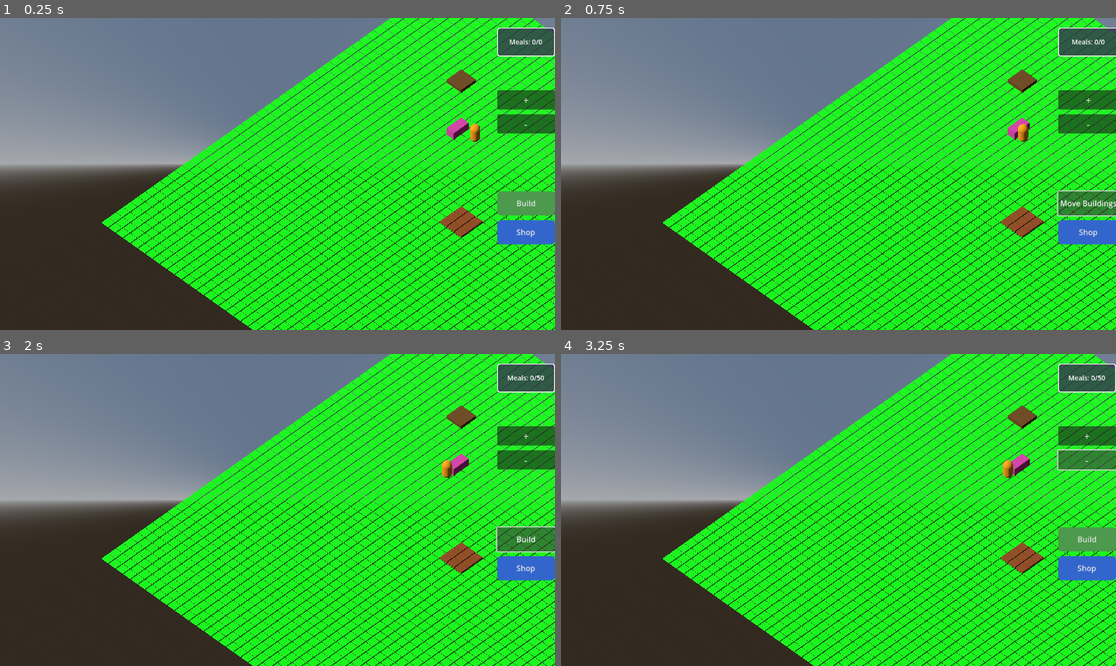
Above: before the commit, frames 1-4 (two rows, left to right).
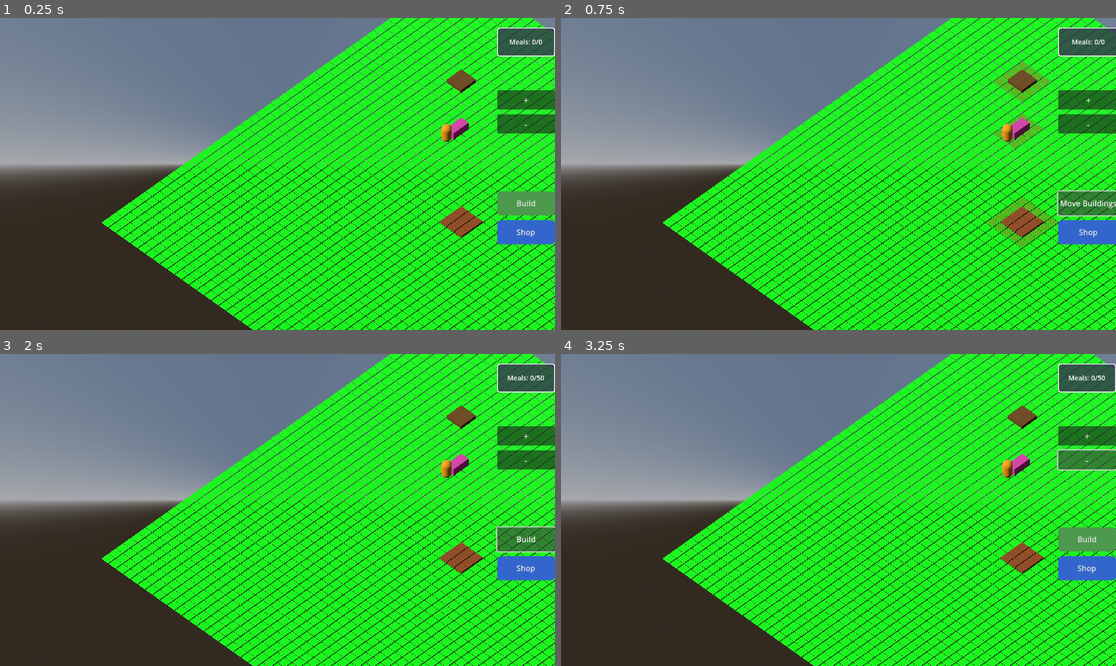
Above: after the commit, the same moments.

Repository: D1g1talfart/Villagegame
Game: Godot game, scene res://village.tscn
The game is run twice, just before and just after one commit, with the same random seed, the same clock (stepped at 60 frames per second) and the same inputs.
Inputs:
- Up to frame 1 (0.25 s): no input
- Up to frame 2 (0.75 s): click "Build" at 0.5 s
- Up to frame 3 (2 s): click "Move Buildings" at 1.25 s
- Up to frame 4 (3.25 s): click "+" at 2 s; click "-" at 2.75 s

The runs differ from the first frame. In frame 1, 0.2% of the frame differs, in the area x 79-87%, y 33-40%; in frame 2, 1.2%, in the area x 76-90%, y 14-74%; in frame 3, less than 0.1%; in frame 4, less than 0.1%.

Commit message:
0.0.2.1
Introduces logic to prevent buildings from being placed or moved within a 1-tile buffer zone of other buildings and kitchen tiles. Visual indicators for buffer zones are added and updated when build mode is toggled or buildings are placed/moved. Also improves debug output for pathfinding and diagonal movement checks, and updates villager spawn positions.

Diff:
--- a/BuildableBuilding.gd
+++ b/BuildableBuilding.gd
@@ -78,7 +78,8 @@
 	set_selected(selected_building == self)
 
 func move_to_grid_position(new_grid_pos: Vector2i):
-	grid_position = new_grid_pos
+	# grid_position is now set by BuildModeManager before this is called
+	# Just update the visual position
 	position = Vector3(new_grid_pos.x, position.y, new_grid_pos.y)
 	building_moved.emit(self, new_grid_pos)
 	print("Moved ", building_name, " to ", new_grid_pos)
@@ -88,4 +89,9 @@
 	for x in range(building_size.x):
 		for y in range(building_size.y):
 			tiles.append(Vector2i(grid_position.x + x, grid_position.y + y))
+
+	# DEBUG: Print house tiles when house is moved
+	if building_name == "House":
+		print("House at ", grid_position, " occupies tiles: ", tiles)
+
 	return tiles
--- a/GridMovement.gd
+++ b/GridMovement.gd
@@ -56,6 +56,7 @@
 	return recalculate_path()
 
 func recalculate_path() -> bool:
+	# ALWAYS update obstacles before pathfinding
 	update_pathfinder_obstacles()
 
 	var start_grid = world_to_grid(villager.global_position)
@@ -110,10 +111,10 @@
 	if last_obstacle_check_time >= obstacle_check_interval:
 		last_obstacle_check_time = 0.0
 
-		update_pathfinder_obstacles()  # Get latest obstacle info
+		update_pathfinder_obstacles()  # Remove the print from this function
 
 		if not check_path_still_valid():
-			print("Path blocked! Recalculating...")
+			print(villager.villager_name, " path blocked - recalculating...")
 			if not recalculate_path():
 				print("No alternative path found - stopping movement")
 				finish_movement()
--- a/GridPathfinder.gd
+++ b/GridPathfinder.gd
@@ -79,9 +79,16 @@
 	var side1 = from + Vector2i(diff.x, 0)  # Horizontal adjacent
 	var side2 = from + Vector2i(0, diff.y)  # Vertical adjacent
 
+	# DEBUG: Print what we're checking
+	print("Diagonal check from ", from, " to ", to)
+	print("  Checking side1: ", side1, " (walkable: ", is_tile_walkable(side1), ")")
+	print("  Checking side2: ", side2, " (walkable: ", is_tile_walkable(side2), ")")
+
 	if not is_tile_walkable(side1) or not is_tile_walkable(side2):
+		print("  BLOCKED diagonal movement - can't cut through corner")
 		return false  # Can't cut through corner
 
+	print("  ALLOWED diagonal movement")
 	return true
 
 func heuristic(a: Vector2i, b: Vector2i) -> float:
--- a/buildmodemanager.gd
+++ b/buildmodemanager.gd
@@ -11,7 +11,7 @@
 var current_build_mode: BuildMode = BuildMode.MOVE_EXISTING
 var building_to_place: BuildingData = null
 var placement_preview: Node3D = null
-
+var buffer_zones_visible: bool = false
 var grid_size: Vector2i = Vector2i(49, 49)
 var occupied_tiles: Dictionary = {}
 var kitchen_tiles: Array[Vector2i] = []
@@ -87,6 +87,7 @@
 			print("Cannot place building at ", grid_pos)
 
 func can_place_new_building_at(building_data: BuildingData, grid_pos: Vector2i) -> bool:
+	# Existing bounds checks
 	if grid_pos.x < 0 or grid_pos.y < 0:
 		return false
 	if grid_pos.x + building_data.size.x > grid_size.x:
@@ -94,22 +95,30 @@
 	if grid_pos.y + building_data.size.y > grid_size.y:
 		return false
 
+	# Check for direct tile occupation conflicts
 	for x in range(building_data.size.x):
 		for y in range(building_data.size.y):
 			var check_pos = Vector2i(grid_pos.x + x, grid_pos.y + y)
 
 			if check_pos in kitchen_tiles:
+				print("Cannot place - conflicts with kitchen at ", check_pos)
 				return false
 
 			if check_pos in occupied_tiles:
+				print("Cannot place - tile occupied at ", check_pos)
 				return false
+
+	# NEW: Check buffer zone violations
+	if would_violate_buffer_zones(building_data, grid_pos):
+		print("Cannot place - violates 1-tile buffer zone rule")
+		return false
 
 	return true
 
 func place_new_building(building_data: BuildingData, grid_pos: Vector2i):
 	print("Placing new building: ", building_data.display_name, " at ", grid_pos)
 
-	# Load and instantiate the building scene
+	# Load and instantiate the building scene (existing code)
 	if building_data.scene_path.is_empty():
 		print("ERROR: No scene path for ", building_data.display_name)
 		return
@@ -144,6 +153,10 @@
 
 	print("Successfully placed ", building_data.display_name, " at ", grid_pos)
 
+	# NEW: Update buffer zones since we just placed a new building
+	if is_build_mode_active:
+		show_buffer_zones()  # Refresh to include the new building's buffer
+
 	# Exit placement mode AND build mode completely
 	exit_placement_mode_and_build_mode()
 
@@ -185,8 +198,12 @@
 	if not is_build_mode_active:
 		deselect_building()
 		exit_placement_mode()
+		clear_buffer_zone_indicators()
+		buffer_zones_visible = false  # Track visibility
 		print("Build mode deactivated")
 	else:
+		show_buffer_zones()
+		buffer_zones_visible = true  # Track visibility
 		print("Build mode activated")
 
 # Rest of existing functions stay the same...
@@ -208,6 +225,7 @@
 		occupied_tiles[tile] = building
 
 func can_place_building_at(building: BuildableBuilding, grid_pos: Vector2i) -> bool:
+	# Existing bounds checks
 	if grid_pos.x < 0 or grid_pos.y < 0:
 		return false
 	if grid_pos.x + building.building_size.x > grid_size.x:
@@ -215,6 +233,7 @@
 	if grid_pos.y + building.building_size.y > grid_size.y:
 		return false
 
+	# Check for direct conflicts
 	for x in range(building.building_size.x):
 		for y in range(building.building_size.y):
 			var check_pos = Vector2i(grid_pos.x + x, grid_pos.y + y)
@@ -225,13 +244,41 @@
 			if check_pos in occupied_tiles and occupied_tiles[check_pos] != building:
 				return false
 
+	# NEW: Check buffer zones (exclude the building being moved)
+	if would_violate_buffer_zones(building, grid_pos, building):
+		print("Cannot move - violates 1-tile buffer zone rule")
+		return false
+
 	return true
 
 func move_building_to_position(building: BuildableBuilding, new_grid_pos: Vector2i):
+	# First, clear the building from its old position
 	clear_building_from_grid(building)
-	building.move_to_grid_position(new_grid_pos)
-	for tile in building.get_occupied_tiles():
+
+	# CRITICAL: Update the building's position in the grid BEFORE emitting signals
+	building.grid_position = new_grid_pos  # Set the position first
+	for tile in building.get_occupied_tiles():  # This now uses the NEW position
 		occupied_tiles[tile] = building
+
+	# Update all pathfinders with new obstacle data BEFORE villagers start pathfinding
+	update_all_active_pathfinders()
+
+	# NOW move the building visually and emit the signal (this triggers villager redirect)
+	building.position = Vector3(new_grid_pos.x, building.position.y, new_grid_pos.y)
+	building.building_moved.emit(building, new_grid_pos)
+
+	if buffer_zones_visible:
+		show_buffer_zones()
+
+	print("Moved ", building.building_name, " to ", new_grid_pos)
+
+func update_all_active_pathfinders():
+	# Get all villagers and update their pathfinders
+	var villagers = get_tree().get_nodes_in_group("villagers")
+	for villager in villagers:
+		if villager.has_method("get") and villager.grid_movement:
+			villager.grid_movement.update_pathfinder_obstacles()
+	print("Updated pathfinders for ", villagers.size(), " villagers")
 
 func clear_building_from_grid(building: BuildableBuilding):
 	for tile in building.get_occupied_tiles():
@@ -266,3 +313,113 @@
 			deselect_building()
 		else:
 			print("Cannot place building at ", grid_pos)
+
+
+# Add this function to get all tiles within buffer range of a position
+func get_tiles_in_buffer_range(center_pos: Vector2i, range: int = 1) -> Array[Vector2i]:
+	var tiles: Array[Vector2i] = []
+	for x in range(-range, range + 1):
+		for y in range(-range, range + 1):
+			var tile = Vector2i(center_pos.x + x, center_pos.y + y)
+			if tile.x >= 0 and tile.y >= 0 and tile.x < grid_size.x and tile.y < grid_size.y:
+				tiles.append(tile)
+	return tiles
+
+# Check if a position is within buffer zone of any existing building
+func is_within_buffer_zone_of_buildings(grid_pos: Vector2i, exclude_building: BuildableBuilding = null) -> bool:
+	# Check all existing buildings
+	for building in all_buildings:
+		if building == exclude_building:
+			continue  # Skip the building we're trying to move
+
+		# Check if grid_pos is within 1 tile of any tile this building occupies
+		var building_tiles = building.get_occupied_tiles()
+		for building_tile in building_tiles:
+			var distance = max(abs(grid_pos.x - building_tile.x), abs(grid_pos.y - building_tile.y))
+			if distance <= 1:  # Within 1-tile buffer
+				print("Position ", grid_pos, " is within buffer of ", building.building_name, " at ", building_tile)
+				return true
+
+	# Also check kitchen tiles explicitly (in case kitchen wasn't registered)
+	for kitchen_tile in kitchen_tiles:
+		var distance = max(abs(grid_pos.x - kitchen_tile.x), abs(grid_pos.y - kitchen_tile.y))
+		if distance <= 1:
+			print("Position ", grid_pos, " is within buffer of Kitchen at ", kitchen_tile)
+			return true
+
+	return false
+
+# Check if any tiles in an area would violate buffer zones
+func would_violate_buffer_zones(building_data_or_building, grid_pos: Vector2i, exclude_building: BuildableBuilding = null) -> bool:
+	var size: Vector2i
+
+	# Handle both BuildingData and BuildableBuilding
+	if building_data_or_building is BuildingData:
+		size = building_data_or_building.size
+	else:
+		size = building_data_or_building.building_size
+
+	# Check each tile the building would occupy
+	for x in range(size.x):
+		for y in range(size.y):
+			var check_pos = Vector2i(grid_pos.x + x, grid_pos.y + y)
+			if is_within_buffer_zone_of_buildings(check_pos, exclude_building):
+				return true
+
+	return false
+
+func show_buffer_zones():
+	clear_buffer_zone_indicators()
+
+	var all_buffer_tiles = {}  # Use dictionary to avoid duplicates
+
+	# Get buffer zones from regular buildings
+	for building in all_buildings:
+		var building_tiles = building.get_occupied_tiles()
+		for tile in building_tiles:
+			var buffer_tiles = get_tiles_in_buffer_range(tile, 1)
+			for buffer_tile in buffer_tiles:
+				if buffer_tile not in occupied_tiles and buffer_tile not in kitchen_tiles:
+					all_buffer_tiles[buffer_tile] = true  # Use as set
+
+	# Add buffer zones around kitchen tiles
+	for kitchen_tile in kitchen_tiles:
+		var buffer_tiles = get_tiles_in_buffer_range(kitchen_tile, 1)
+		for buffer_tile in buffer_tiles:
+			if buffer_tile not in occupied_tiles and buffer_tile not in kitchen_tiles:
+				all_buffer_tiles[buffer_tile] = true
+
+	# Create indicators for unique buffer tiles
+	for buffer_tile in all_buffer_tiles.keys():
+		create_buffer_zone_indicator(buffer_tile)
+
+func create_buffer_zone_indicator(grid_pos: Vector2i):
+	# Create a small red indicator to show buffer zone
+	var indicator = MeshInstance3D.new()
+	var box_mesh = BoxMesh.new()
+	box_mesh.size = Vector3(0.8, 0.05, 0.8)
+	indicator.mesh = box_mesh
+
+	var material = StandardMaterial3D.new()
+	material.albedo_color = Color(1, 0, 0, 0.3)  # Semi-transparent red
+	material.flags_transparent = true
+	indicator.material_override = material
+
+	indicator.position = Vector3(grid_pos.x, 0.05, grid_pos.y)
+	indicator.name = "BufferZoneIndicator_" + str(grid_pos.x) + "_" + str(grid_pos.y)
+	get_tree().current_scene.add_child(indicator)
+
+func clear_buffer_zone_indicators():
+	var scene = get_tree().current_scene
+	var indicators_to_remove = []
+
+	# Collect all indicators first
+	for child in scene.get_children():
+		if child.name.begins_with("BufferZoneIndicator_"):
+			indicators_to_remove.append(child)
+
+	# Remove them IMMEDIATELY, not at end of frame
+	for indicator in indicators_to_remove:
+		indicator.free()  # Use free() instead of queue_free() for immediate removal
+
+	print("Immediately cleared ", indicators_to_remove.size(), " buffer zone indicators")
--- a/village.gd
+++ b/village.gd
@@ -21,7 +21,7 @@
 	setup_lighting()
 	generate_map()
 	setup_ground_collision()
-	setup_navigation_region()
+	#setup_navigation_region()
 	setup_mobile_controls()
 	setup_build_mode()
 	spawn_initial_buildings()
@@ -248,7 +248,7 @@
 	villager.home_house = house
 
 	add_child(villager)
-	villager.global_position = house.global_position + Vector3(1.5, 0, 0)
+	villager.global_position = house.global_position + Vector3(0, 0, 2)
 
 	JobManager.register_villager(villager)
 	print("Spawned villager: ", villager_name)
--- a/villager.gd
+++ b/villager.gd
@@ -27,6 +27,7 @@
 @onready var mesh_instance: MeshInstance3D = $MeshInstance3D
 
 func _ready():
+	add_to_group("villagers")
 	setup_collision_layers()
 	setup_appearance()
 	setup_grid_movement()
